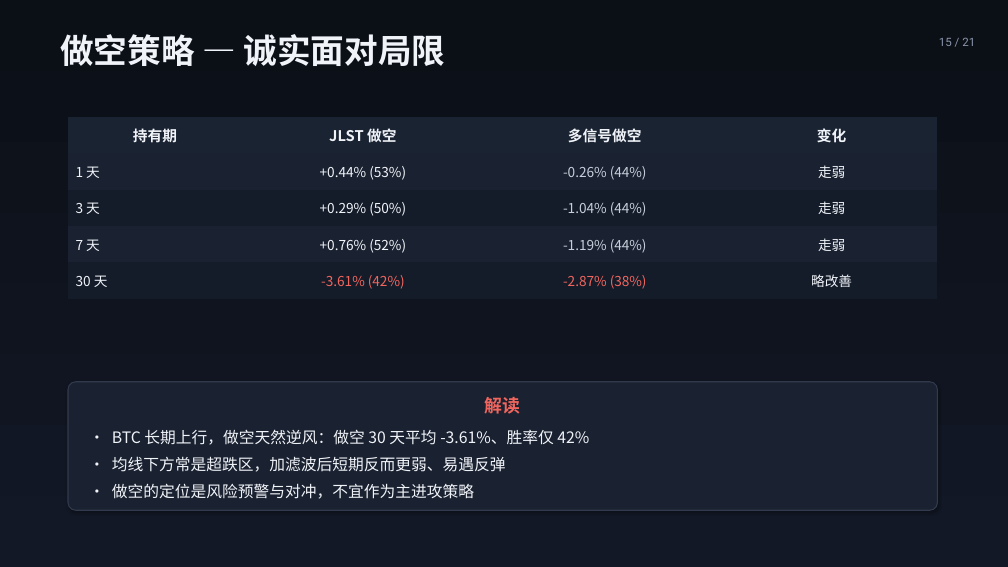
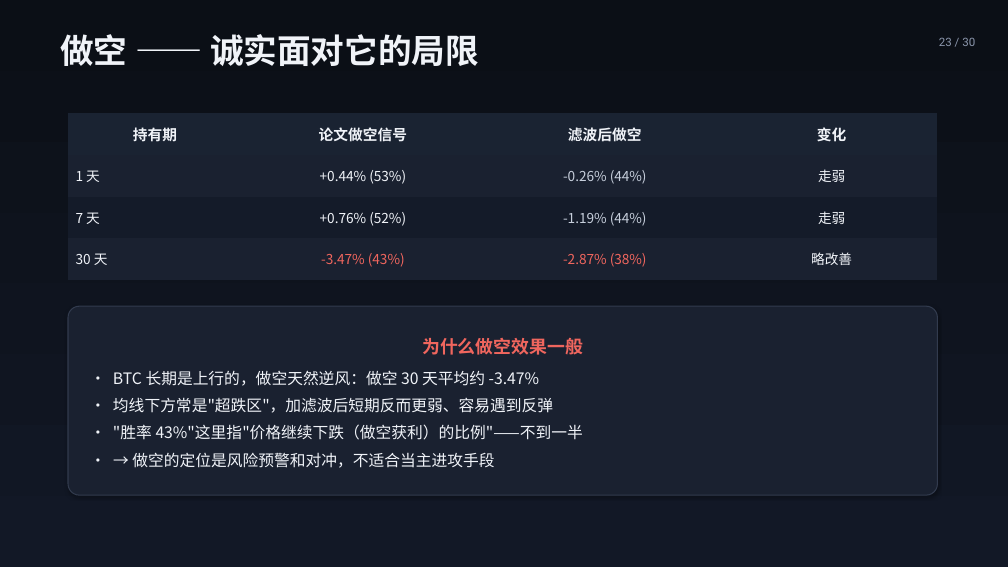
Before and after one commit to hhysteric/btc-momentum-pro, a slide deck: slide 23 of BTC_Momentum_演示.pptx (slide 15 before the commit). Drawn at 1008x567 pixels with LibreOffice and Linux fonts; fonts in the diff are those of the drawing. Boxes give left, top, right and bottom in pixels: in the first picture for what was removed or moved away, otherwise in the second. Text is boxed around its words. In the diff, an @@ line names an element or a change of style, - is before the commit and + after.

```diff
--- a/BTC_Momentum_演示.pptx
+++ b/BTC_Momentum_演示.pptx
@@ text at [60, 34, 479, 66]: text changed @@
-做空策略 — 诚实面对局限
+做空 —— 诚实面对它的局限
@@ text at [939, 37, 975, 46]: text changed @@
-15 / 21
+23 / 30
@@ table at [68, 113, 938, 280] @@
-row 1, column 2: JLST 做空
+row 1, column 2: 论文做空信号
-row 1, column 3: 多信号做空
+row 1, column 3: 滤波后做空
-row 3: 3 天 | +0.29% (50%) | -1.04% (44%) | 走弱
-row 4, column 2: -3.61% (42%)
+row 4, column 2: -3.47% (43%)
@@ table: place and size @@
-table at [68, 117, 938, 299]
+table at [68, 113, 938, 280]
@@ rounded rectangle "为什么做空效果一般": place and size @@
-rounded rectangle "为什么做空效果一般" at [68, 382, 938, 510]
+rounded rectangle "为什么做空效果一般" at [68, 306, 938, 495]
@@ text in rounded rectangle at [113, 338, 583, 468]: text changed @@
-解读
-• BTC 长期上行，做空天然逆风：做空 30 天平均 -3.61%、胜率仅 42%
-• 均线下方常是超跌区，加滤波后短期反而更弱、易遇反弹
-• 做空的定位是风险预警与对冲，不宜作为主进攻策略
+为什么做空效果一般
+• BTC 长期是上行的，做空天然逆风：做空 30 天平均约 -3.47%
+• 均线下方常是"超跌区"，加滤波后短期反而更弱、容易遇到反弹
+• "胜率 43%"这里指"价格继续下跌（做空获利）的比例"——不到一半
+• → 做空的定位是风险预警和对冲，不适合当主进攻手段
```
Also in this commit, not shown: 13 other slides changed, 15 slides added, 6 slides removed, 2 other files.
